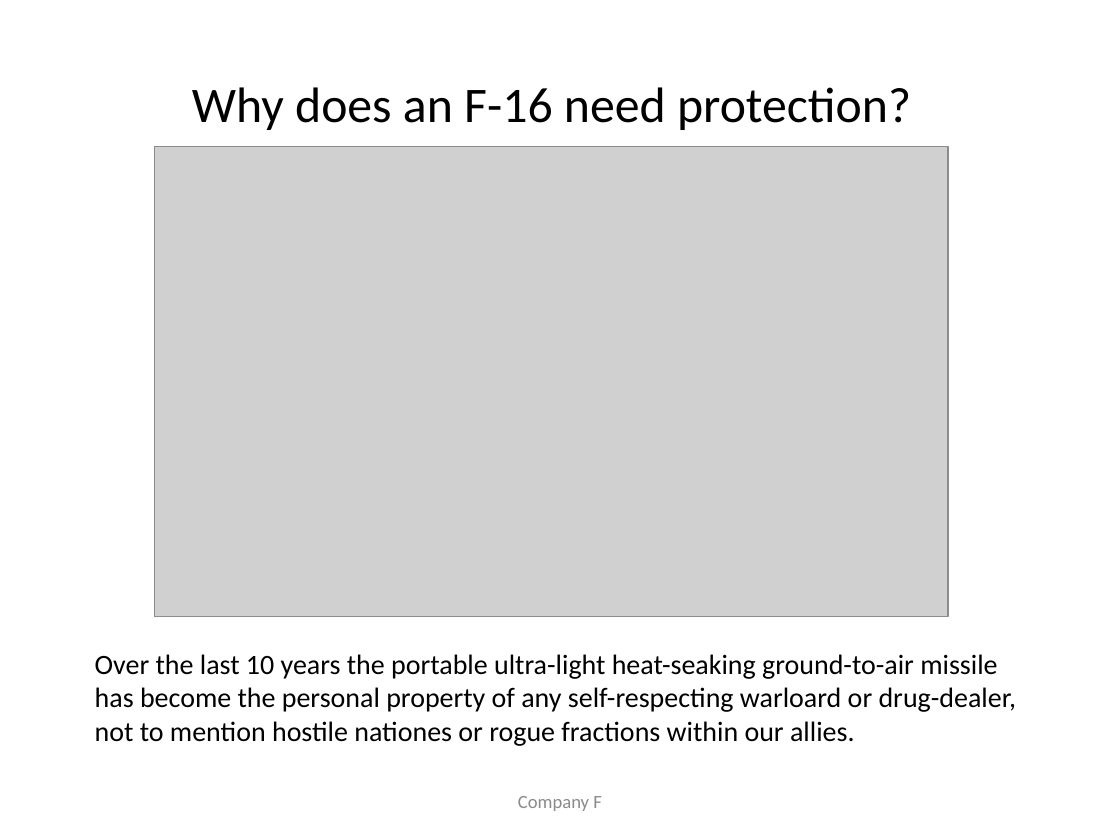
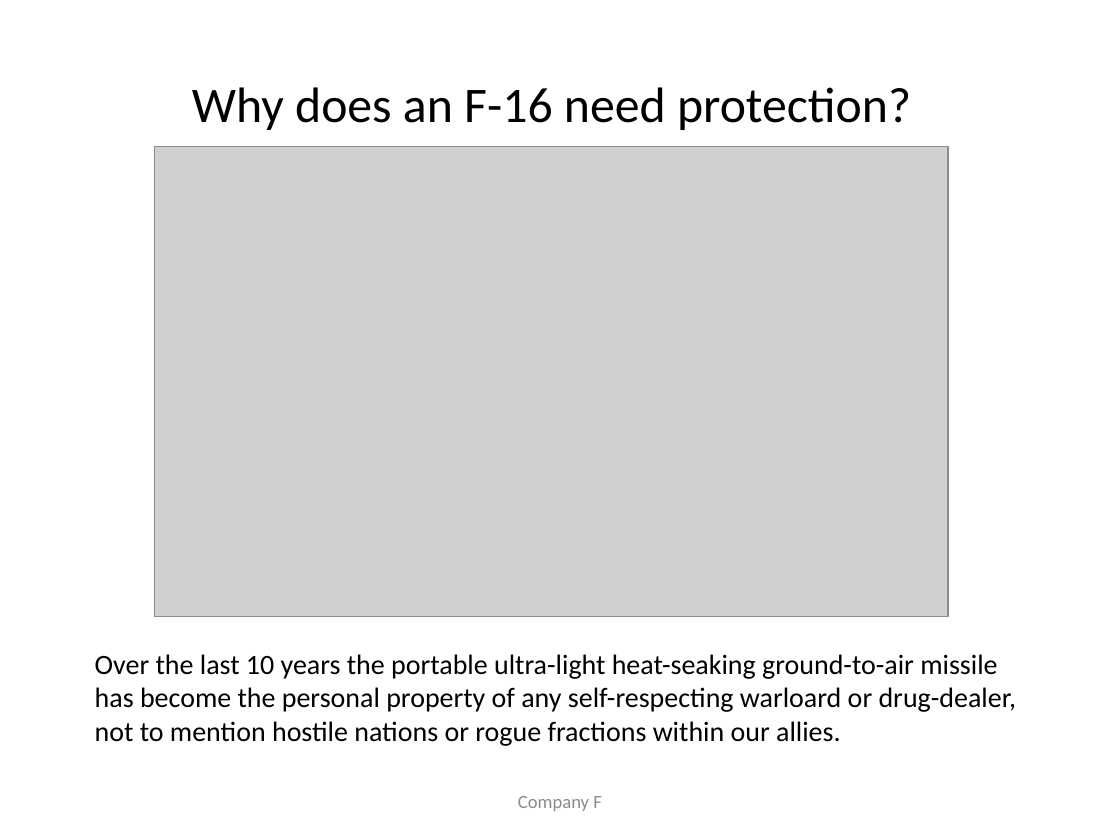
Before and after one commit to ahpoder/syseng, a slide deck: slide 2 of presentation/presentation.pptx. Drawn at 1120x840 pixels with LibreOffice and Linux fonts; fonts in the diff are those of the drawing; grey boxes stand for pictures. Boxes give left, top, right and bottom in pixels: in the first picture for what was removed or moved away, otherwise in the second. Text is boxed around its words. In the diff, an @@ line names an element or a change of style, - is before the commit and + after.

```diff
--- a/presentation/presentation.pptx
+++ b/presentation/presentation.pptx
@@ text at [95,721,841,746]: text changed @@
-not to mention hostile nationes or rogue fractions within our allies.
+not to mention hostile nations or rogue fractions within our allies.
```
Also in this commit, not shown: 3 other slides changed, 1 slide added, 1 other file.
